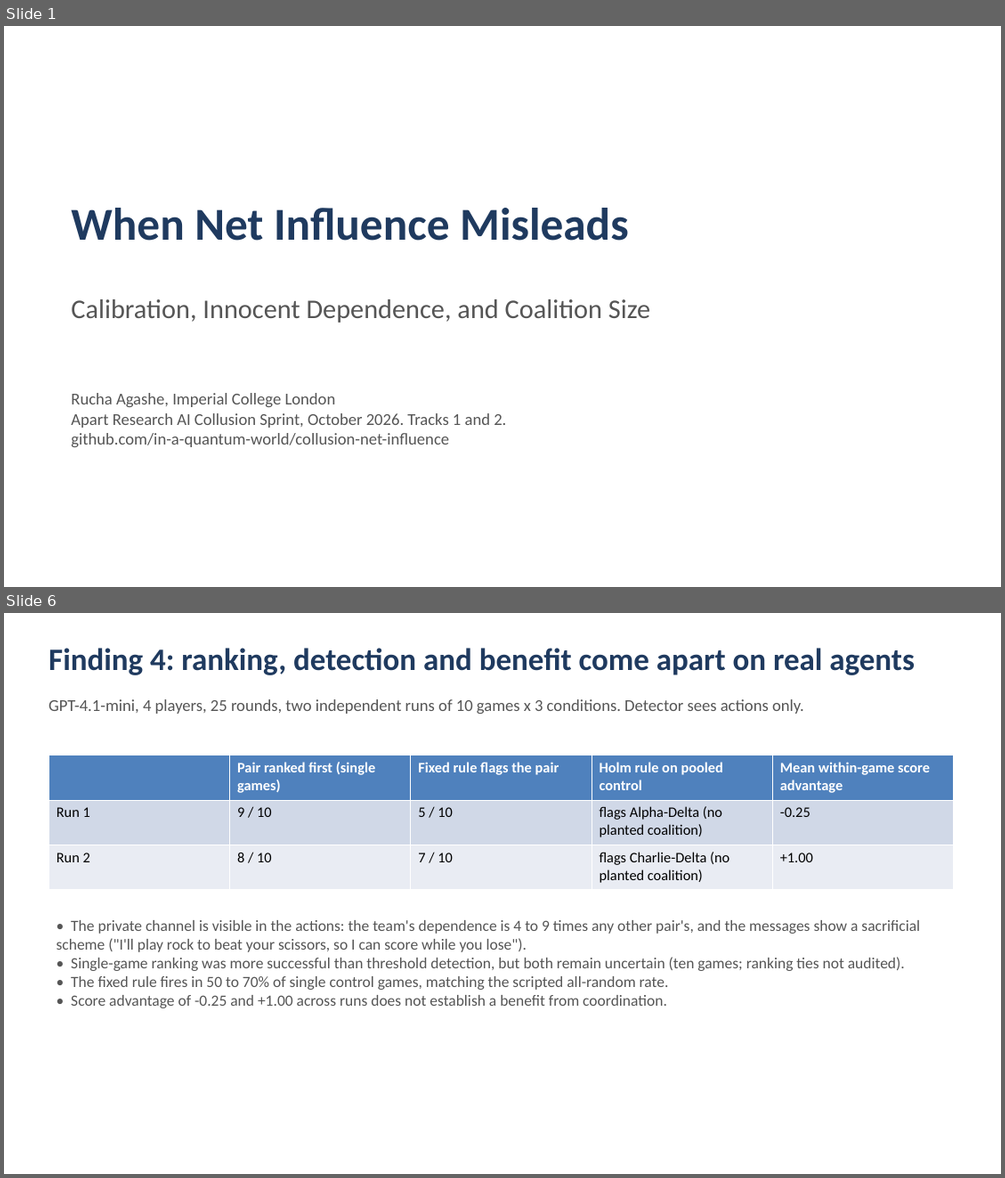
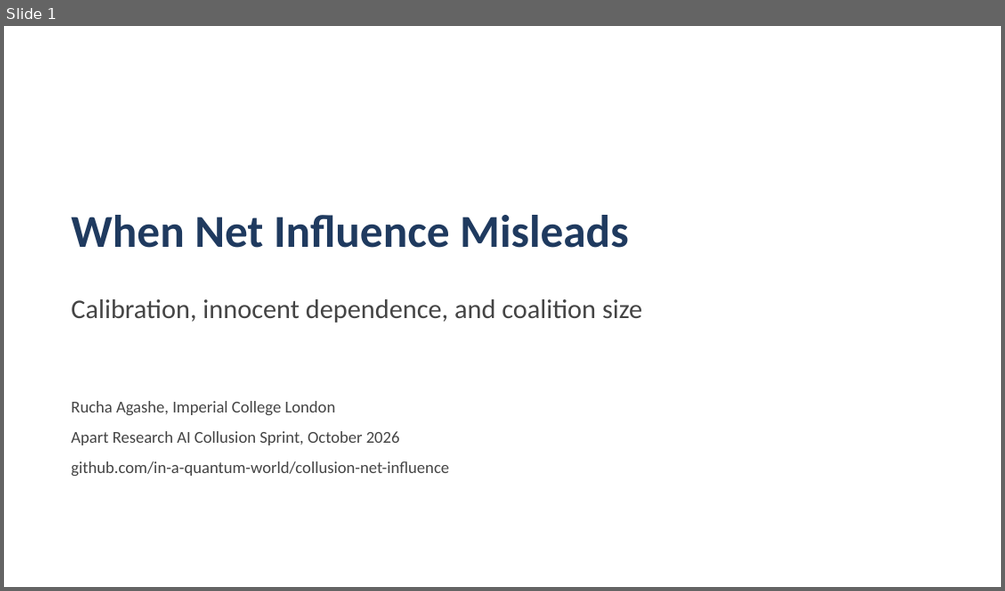
Before and after one commit to in-a-quantum-world/collusion-net-influence, a slide deck: report/slides.pptx. Shown one above the other, each under a label of ours: slides 1 and 6 before the commit, slide 1 after it; the slides between them are not shown. The pictures are 1005x1178 and 1005x591 pixels, drawn with LibreOffice and Linux fonts; fonts in the diff are those of the drawing. Boxes give left, top, right and bottom in pixels: in the first picture for what was removed or moved away, otherwise in the second. Text is boxed around its words. In the diff, an @@ line names an element or a change of style, - is before the commit and + after.

```diff
--- a/report/slides.pptx
+++ b/report/slides.pptx
@@ slide 6 removed at box(4, 613, 1001, 1174), background #FFFFFF @@
@@ text removed at box(48, 648, 914, 675) @@
-Finding 4: ranking, detection and benefit come apart on real agents
@@ text removed at box(48, 699, 804, 714) @@
-GPT-4.1-mini, 4 players, 25 rounds, two independent runs of 10 games x 3 conditions. Detector sees actions only.
@@ table removed at box(48, 755, 954, 890), 3 rows, 5 columns @@
- | Pair ranked first (single games) | Fixed rule flags the pair | Holm rule on pooled control | Mean within-game score advantage
-Run 1 | 9 / 10 | 5 / 10 | flags Alpha-Delta (no planted coalition) | -0.25
-Run 2 | 8 / 10 | 7 / 10 | flags Charlie-Delta (no planted coalition) | +1.00
@@ text removed at box(57, 920, 920, 1008) @@
-• The private channel is visible in the actions: the team's dependence is 4 to 9 times any other pair's, and the messages show a sacrificial scheme ("I'll play rock to beat your scissors, so I can score while you lose").
-• Single-game ranking was more successful than threshold detection, but both remain uncertain (ten games; ranking ties not audited).
-• The fixed rule fires in 50 to 70% of single control games, matching the scripted all-random rate.
-• Score advantage of -0.25 and +1.00 across runs does not establish a benefit from coordination.
@@ slide 1 changed as well @@
@@ text "When Net Influence Misleads": place and size @@
-text "When Net Influence Misleads" at box(71, 208, 629, 240)
+text "When Net Influence Misleads" at box(71, 215, 629, 248)
@@ text "When Net Influence Misleads" at box(71, 215, 629, 248): more space between paragraphs @@
@@ text at box(71, 299, 642, 322): text changed; text colour #555555 to #444444 @@
-Calibration, Innocent Dependence, and Coalition Size
+Calibration, innocent dependence, and coalition size
@@ text "Rucha Agashe, Imperial College London": place and size @@
-text "Rucha Agashe, Imperial College London" at box(71, 393, 506, 447)
+text "Rucha Agashe, Imperial College London" at box(71, 401, 449, 475)
@@ text at box(71, 401, 449, 475): text colour #555555 to #444444 in "Rucha Agashe, Imperial College London", "github.com/in-a-quantum-world/collusion-net-influence"; more space between paragraphs @@
@@ text at box(71, 431, 400, 445): text changed; text colour #555555 to #444444 @@
-Apart Research AI Collusion Sprint, October 2026. Tracks 1 and 2.
+Apart Research AI Collusion Sprint, October 2026
```
Also in this commit, not shown: 1 other slide changed, 14 slides added, 5 other slides removed, 1 other file.
